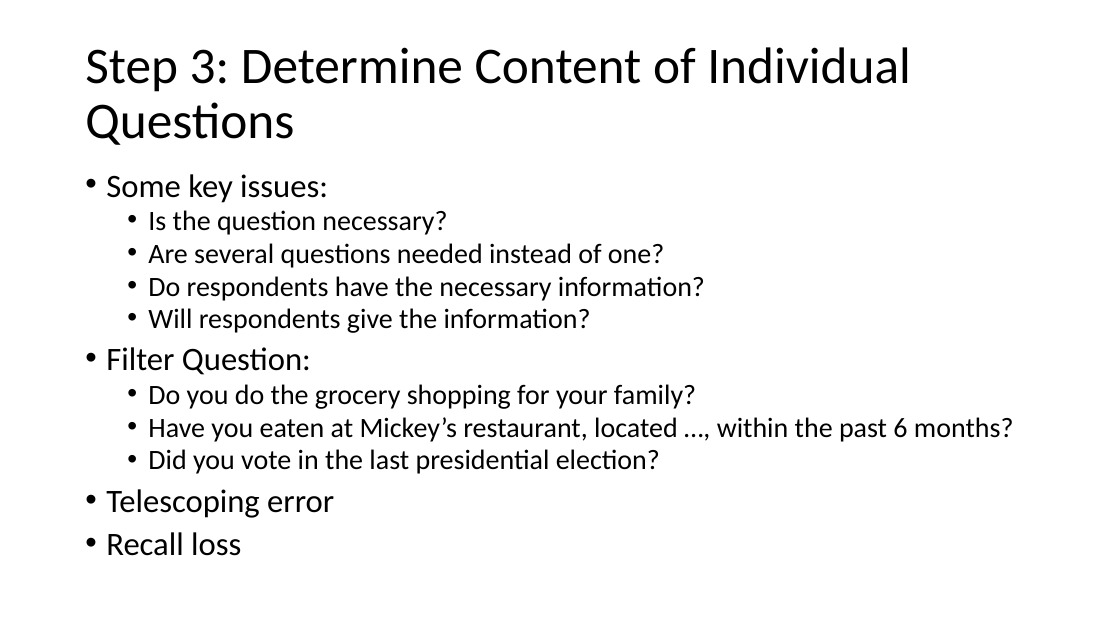
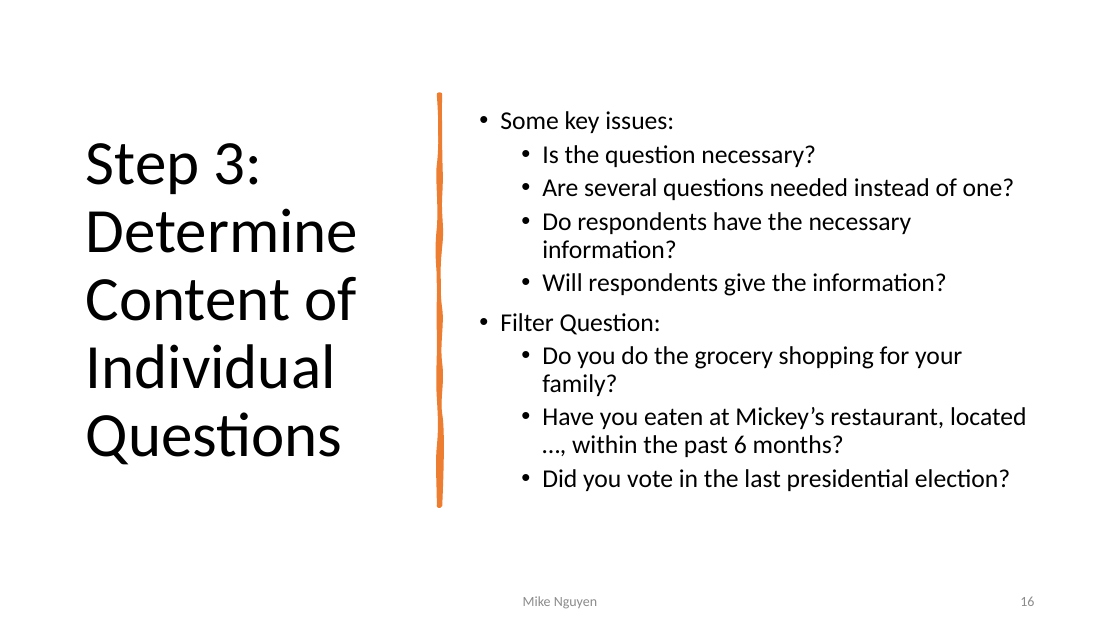
Before and after one commit to mikenguyen13/mar4050, a slide deck: slide 16 of lectures/6/1_Designing the Data Collection Form for Communication Data.pptx (slide 6 before the commit). Drawn at 1120x630 pixels with LibreOffice and Linux fonts; fonts in the diff are those of the drawing. Boxes give left, top, right and bottom in pixels: in the first picture for what was removed or moved away, otherwise in the second. Text is boxed around its words. In the diff, an @@ line names an element or a change of style, - is before the commit and + after.

```diff
--- a/lectures/6/1_Designing the Data Collection Form for Communication Data.pptx
+++ b/lectures/6/1_Designing the Data Collection Form for Communication Data.pptx
@@ title "Step 3: Determine Content of ...": place and size @@
-title "Step 3: Determine Content of ..." at [85,47,911,145]
+title "Step 3: Determine Content of ..." at [86,143,358,465]
@@ title "Step 3: Determine Content of ..." at [86,143,358,465]: size 44 to 54 pt @@
@@ text "Some key issues:": place and size @@
-text "Some key issues:" at [106,174,1014,556]
+text "Some key issues:" at [500,111,1027,491]
@@ text "Some key issues:" at [500,111,1027,491]: size 28 to 22 pt in "Some key issues:", "Filter Question:"; size 24 to 22 pt; line spacing 0.8 to 0.9; vertical alignment top to middle @@
@@ freeform shape added at [439,94,440,506], fill #ED7D31, outline #ED7D31 3.25 pt @@
@@ text at [106,489,334,556]: paragraphs removed @@
-• Telescoping error
-• Recall loss
@@ text added at [523,596,597,609], 12 pt, text #8C8C8C @@
+Mike Nguyen
@@ page number added at [1020,597,1034,606], 12 pt, text #8C8C8C @@
+16
```
Also in this commit, not shown: 32 other slides changed, 16 slides added, 2 slides removed, 7 other files.
